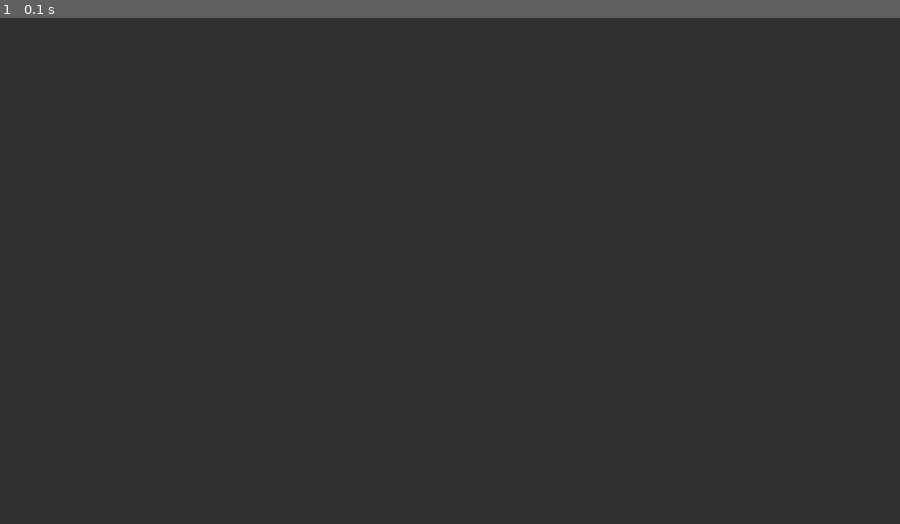
Above: before the commit, frame 1.
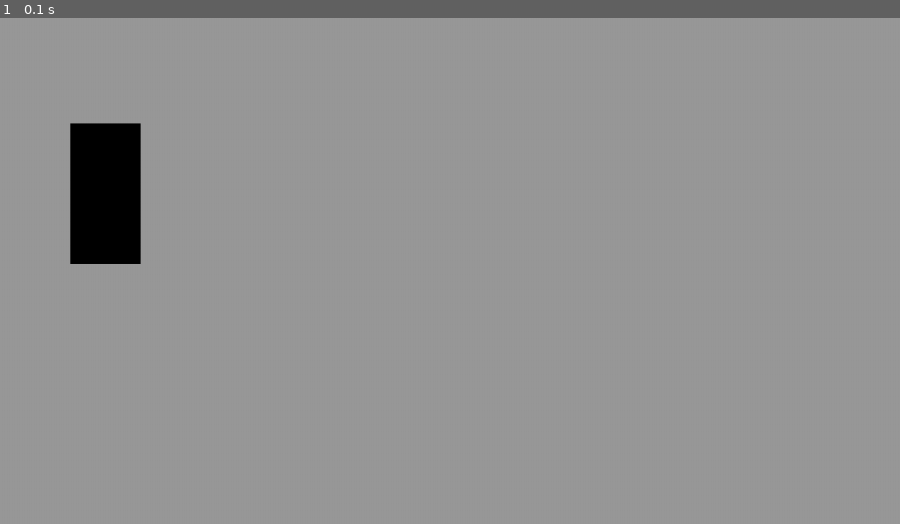
Above: after the commit, the same moment.

Repository: 7daytheory/pygame
Game: pygame game, started from code/main.py
Two runs of this game, one before a commit and one after it. Both use one fixed random seed, a clock stepped at 60 frames per second and the inputs below.
Inputs:
- Up to frame 1 (0.1 s): no input

The runs differ from the first frame. In frame 1, 100% of the frame differs, in the area x 0-100%, y 0-100%.

Commit message:
Feat: Add surface to screen and add explanation

Diff:
--- a/code/main.py
+++ b/code/main.py
@@ -13,6 +13,9 @@
 title = "Awesome Game Title"
 pygame.display.set_caption(title, "Enjoy!")
 
+#Surface
+surf = pygame.Surface((100, 200))
+
 #event loop
 while running:
     for event in pygame.event.get():
@@ -20,7 +23,8 @@
             running = False
 
     #draw the game
-    display_surface.fill('#333333')
+    display_surface.fill('#999999')
+    display_surface.blit(surf, (100, 150))
     pygame.display.update()
 
 
Not shown, changed: README.md
